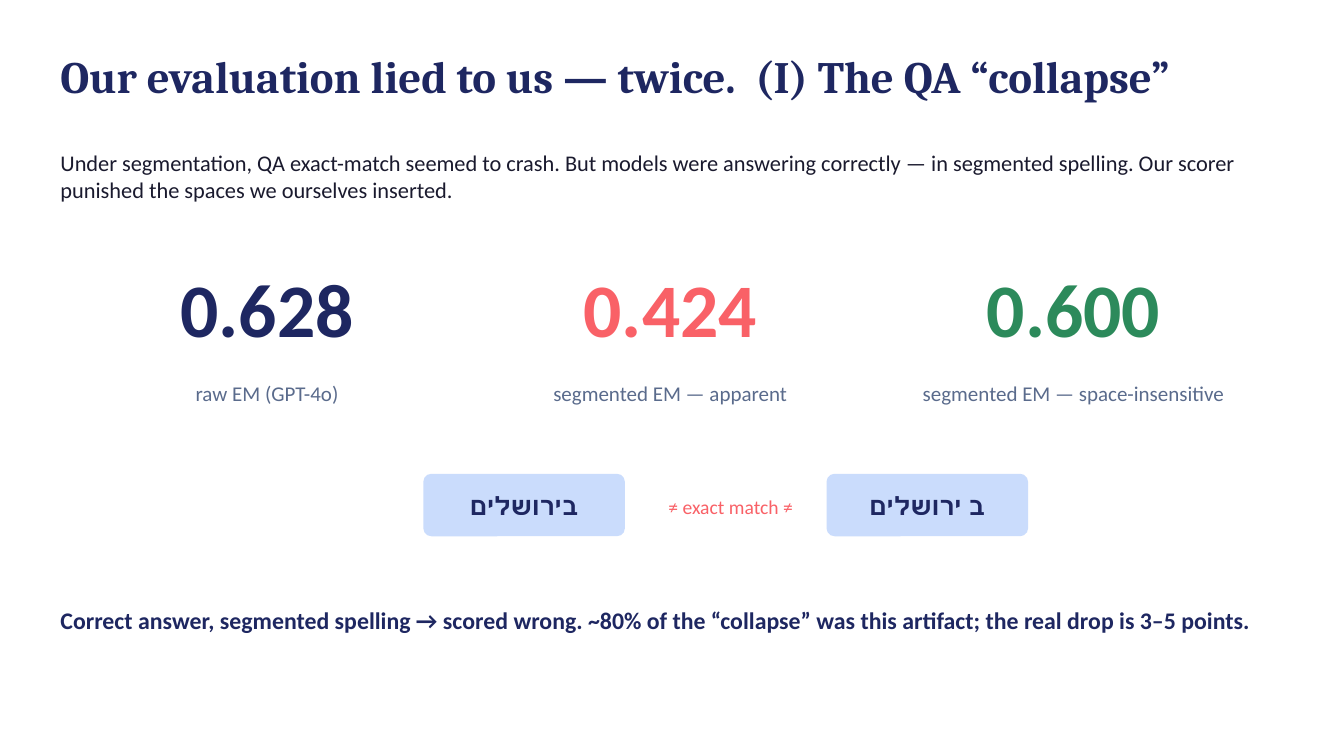
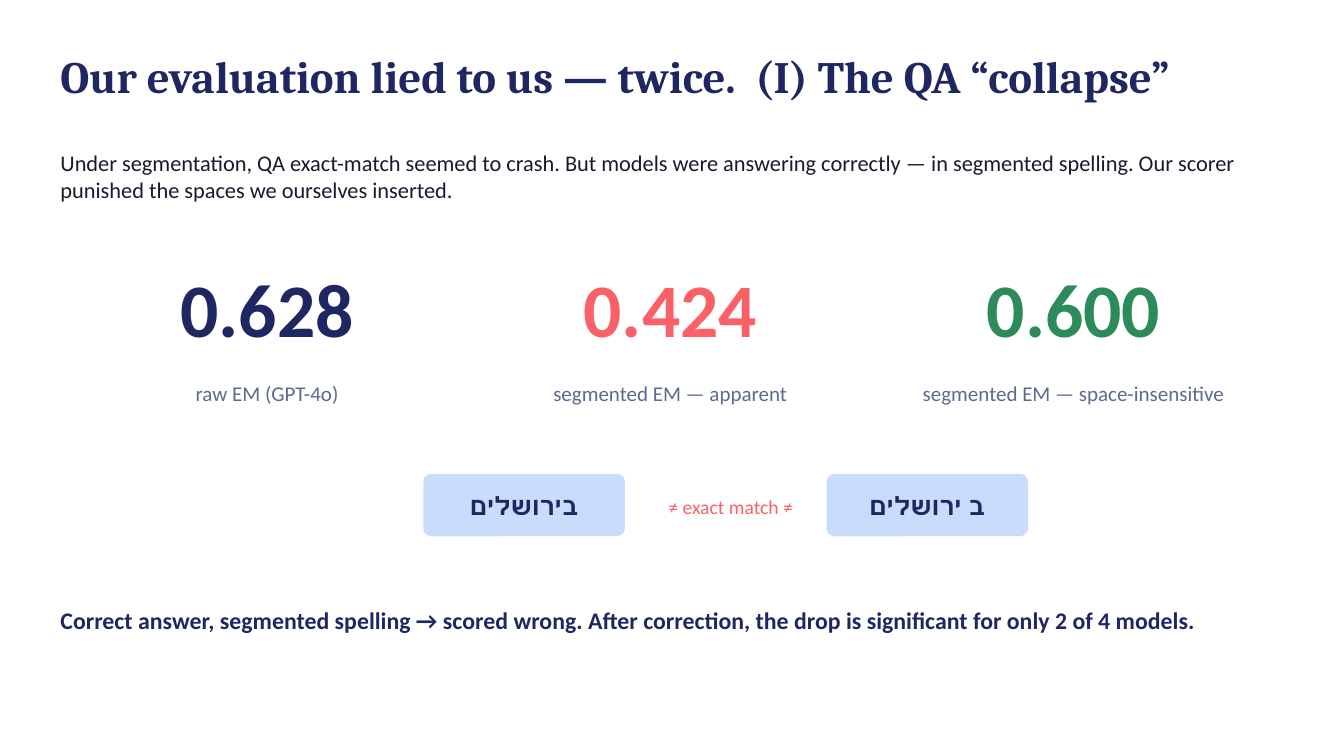
Before and after one commit to AdonZahavi/NLP-Final-, a slide deck: slide 5 of report/slides.pptx. Drawn at 1344x756 pixels with LibreOffice and Linux fonts; fonts in the diff are those of the drawing. Boxes give left, top, right and bottom in pixels: in the first picture for what was removed or moved away, otherwise in the second. Text is boxed around its words. In the diff, an @@ line names an element or a change of style, - is before the commit and + after.

```diff
--- a/report/slides.pptx
+++ b/report/slides.pptx
@@ text at [60, 612, 1195, 633]: text changed @@
-Correct answer, segmented spelling → scored wrong. ~80% of the “collapse” was this artifact; the real drop is 3–5 points.
+Correct answer, segmented spelling → scored wrong. After correction, the drop is significant for only 2 of 4 models.
```
Also in this commit, not shown: 4 other slides changed, 13 other files.
